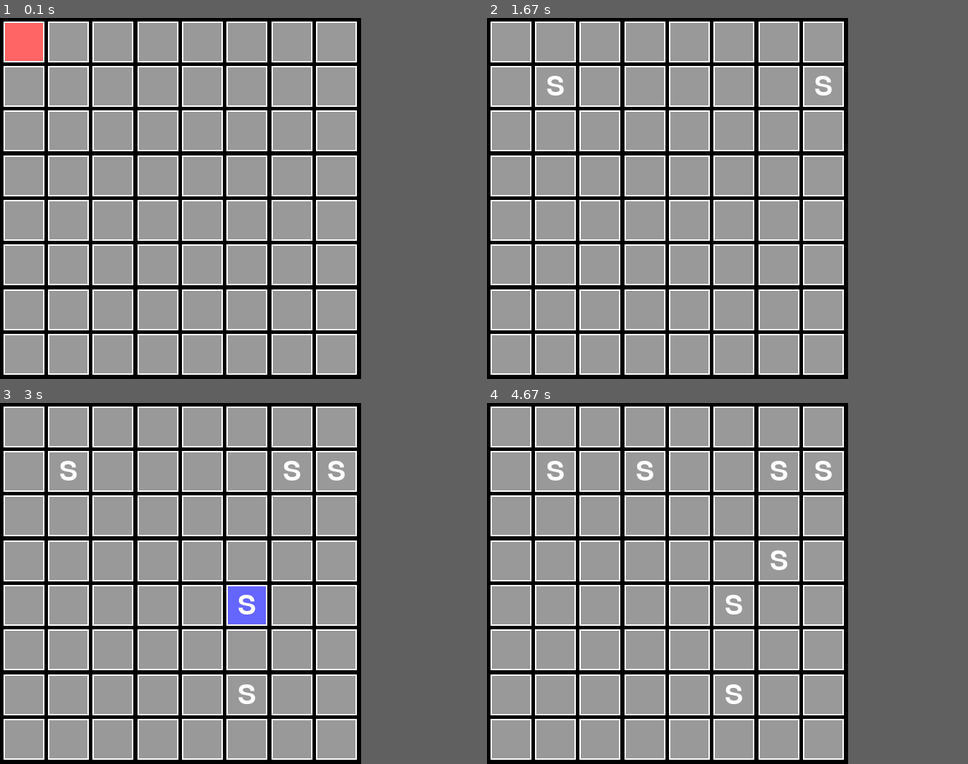
Above: before the commit, frames 1-4 (two rows, left to right).
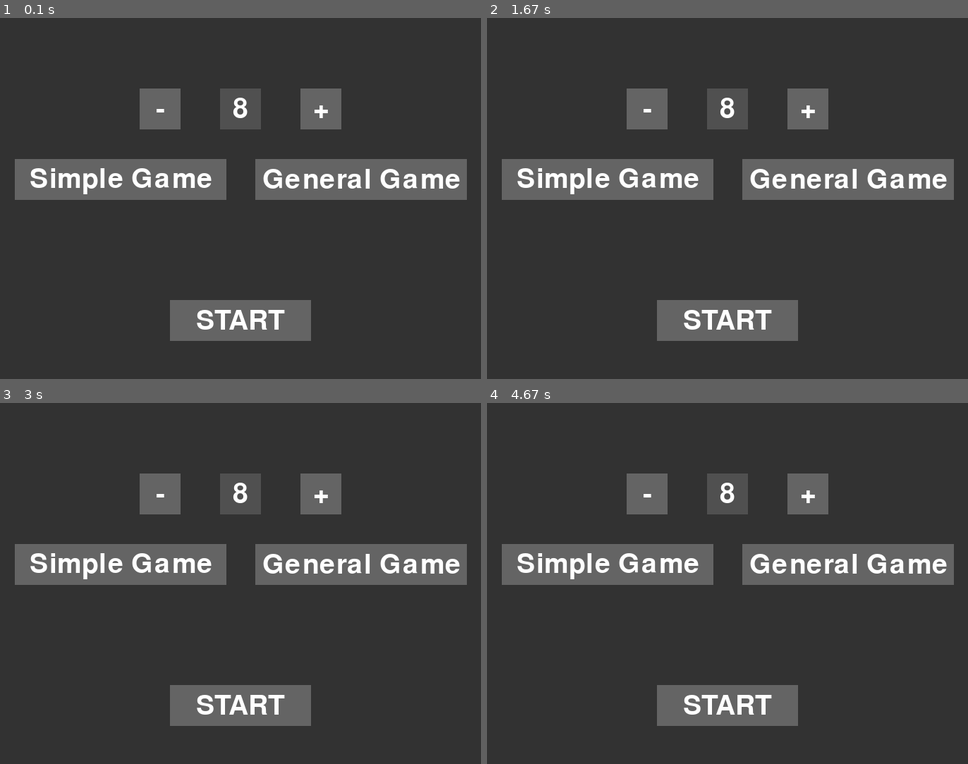
Above: after the commit, the same moments.

Repository: icaru52/sos-project-python
Game: pygame game, started from src/main.py
The game is run twice, just before and just after one commit, with the same random seed, the same clock (stepped at 60 frames per second) and the same inputs.
Inputs (mouse positions are in pixels of both pictures, inside the frame that each line leads up to):
- Up to frame 1 (0.1 s): no input
- Up to frame 2 (1.67 s): click (881, 187) at 0.38 s; press the mouse at (645, 108) at 0.7 s; move the mouse to (607, 90) at 0.8 s; release the mouse at (568, 72) at 0.93 s; click (809, 108) at 1.05 s, where only the run after the commit has a clickable "+"; press the mouse at (645, 108) at 1.37 s; move the mouse to (751, 86) at 1.47 s; release the mouse at (852, 61) at 1.6 s
- Up to frame 3 (3 s): click (230, 713) at 1.72 s; press the mouse at (240, 493) at 2.03 s; move the mouse to (264, 486) at 2.13 s; release the mouse at (293, 478) at 2.27 s; click (240, 706) at 2.38 s, where only the run after the commit has a clickable "START"; press the mouse at (360, 565) at 2.7 s; move the mouse to (298, 583) at 2.8 s; release the mouse at (235, 605) at 2.93 s
- Up to frame 4 (4.67 s): press the mouse at (847, 565) at 3.03 s; move the mouse to (823, 558) at 3.13 s; release the mouse at (794, 551) at 3.27 s; press the mouse at (607, 565) at 3.37 s; move the mouse to (669, 634) at 3.47 s; release the mouse at (732, 702) at 3.6 s; press the mouse at (607, 565) at 3.7 s; move the mouse to (621, 511) at 3.8 s; release the mouse at (636, 457) at 3.93 s; press the mouse at (847, 565) at 4.03 s; move the mouse to (866, 569) at 4.13 s; release the mouse at (881, 576) at 4.27 s; press the mouse at (809, 493) at 4.37 s; move the mouse to (838, 569) at 4.47 s; release the mouse at (871, 648) at 4.6 s
The window is 512x512 before the commit and 682x512 after it. Grey fills any space a smaller window leaves; there, only what the larger window draws over its background counts as a difference.

The runs differ from the first frame. In frame 1, 77% of the frame differs, in the area x 0-98%, y 0-100%; in frame 2, 77%; in frame 3, 77%; in frame 4, 77%.

Commit message:
menu buttons appear

Diff:
--- a/src/game.py
+++ b/src/game.py
@@ -11,16 +11,16 @@
 
 import board
 
-def distance(p1: Sequence, p2: Sequence) -> float:
+def distance(p1: Sequence[float], p2: Sequence[float]) -> float:
     return math.sqrt((p1[0] - p2[0])**2 + (p1[1] - p2[1])**2)
 
-#def distance(p1: Sequence, p2: Sequence) -> float:
+#def distance(p1: Sequence[float], p2: Sequence[float]) -> float:
 #    return math.sqrt(sum((a - b)**2 for a, b in zip(p1, p2)))
 
-def midpoint(p1: Sequence, p2: Sequence) -> tuple:
+def midpoint(p1: Sequence[float], p2: Sequence[float]) -> tuple[float]:
     return ((p1[0] + p2[0]) / 2, (p1[1] + p2[1]) / 2)
 
-#def midpoint(p1: Sequence, p2: Sequence) -> tuple:
+#def midpoint(p1: Sequence[float], p2: Sequence[float]) -> tuple[float]:
 #    return tuple(map(lambda a, b: (a + b) / 2, p1, p2))
 
 def angle_between(p1: Sequence, p2: Sequence) -> float:
@@ -28,8 +28,8 @@
 
 def draw_nice_line(surface: pygame.Surface,
                    color: Sequence[int],
-                   start_pos: Sequence,
-                   end_pos: Sequence,
+                   start_pos: Sequence[float],
+                   end_pos: Sequence[float],
                    width: float) -> pygame.Rect:
 
     if len(start_pos) != 2 or len(end_pos) != 2:
@@ -51,6 +51,22 @@
     surface.blit(line, rect)
 
     return rect
+
+def draw_button(surface: pygame.Surface,
+                color: Sequence[int],
+                hover_color: Sequence[int],
+                text: str,
+                rect: pygame.rect):
+
+    font = pygame.font.SysFont(None, int(rect[3]))
+
+    if rect.collidepoint(pygame.mouse.get_pos()):
+        button_color = hover_color
+    else:
+        button_color = color
+    pygame.draw.rect(surface, button_color, rect)
+    rendered_text = font.render(text, 1, (255, 255, 255))
+    surface.blit(rendered_text, rendered_text.get_rect(center=rect.center))
 
 
 class Button:
@@ -100,44 +116,95 @@
         self.cell_size = ((self.size - self.gap_size) /
                           self.board.num_cols - self.gap_size)
 
+        self.cell_stride = self.cell_size + self.gap_size
+
         self.cells = []
 
-        x_offset = (self.surface.get_size()[0] - self.size)/2 + self.gap_size
-        y_offset = (self.surface.get_size()[1] - self.size)/2 + self.gap_size
+        self.board_offset = ((self.surface.get_size()[0] - self.size)/2 + self.gap_size,
+                             (self.surface.get_size()[1] - self.size)/2 + self.gap_size)
         for y in range(self.board.num_rows):
             for x in range(self.board.num_cols):
-                cell_x = x_offset + (self.cell_size + self.gap_size)*x
-                cell_y = y_offset + (self.cell_size + self.gap_size)*y
+                cell_x = self.board_offset[0] + self.cell_stride * x
+                cell_y = self.board_offset[1] + self.cell_stride * y
 
                 self.cells.append(Button([cell_x, cell_y,
                                           self.cell_size, self.cell_size]))
 
-        self.state = "play"
+        self.state = "menu"
 
     #def resize(self, width: int, height: int) -> None:
     #
 
     def draw_menu(self) -> None:
-        self.surface.fill((0, 0, 0))
-        print("menu not implemented")
+        self.surface.fill((50, 50, 50))
+
+        row_one_y = 100
+
+        # size down
+        rect = pygame.Rect(0, row_one_y, self.cell_size, self.cell_size)
+        rect.centerx = self.surface.get_width() * 1/3
+        draw_button(self.surface, (100, 100, 100), (150, 150, 150), "-", rect)
+
+        # size
+        rect = pygame.Rect(0, row_one_y, self.cell_size, self.cell_size)
+        rect.centerx = self.surface.get_width() * 1/2
+        draw_button(self.surface,
+                    (80, 80, 80),
+                    (80, 80, 80),
+                    str(self.board.num_cols),
+                    rect)
+
+        # size up
+        rect = pygame.Rect(0, row_one_y, self.cell_size, self.cell_size)
+        rect.centerx = self.surface.get_width() * 2/3
+        draw_button(self.surface, (100, 100, 100), (150, 150, 150), "+", rect)
+
+
+        row_two_y = 200
+
+        # simple
+        rect = pygame.Rect(0, row_two_y, 300, self.cell_size)
+        rect.centerx = self.surface.get_width() * 1/4
+        draw_button(self.surface,
+                   (100, 100, 100),
+                   (150, 150, 150),
+                   "Simple Game",
+                   rect)
+
+        # general
+        rect = pygame.Rect(0, row_two_y, 300, self.cell_size)
+        rect.centerx = self.surface.get_width() * 3/4
+        draw_button(self.surface,
+                   (100, 100, 100),
+                   (150, 150, 150),
+                   "General Game",
+                   rect)
+
+        # start
+        rect = pygame.Rect(0, 400, 200, self.cell_size)
+        rect.centerx = self.surface.get_rect().centerx
+        draw_button(self.surface,
+                   (100, 100, 100),
+                   (150, 150, 150),
+                   "START",
+                   rect)
+
 
     def draw_board(self) -> None:
-        self.surface.fill((0, 0, 0))
+        self.surface.fill((50, 50, 50))
         for cell in self.cells:
             cell.is_hovered(pygame.mouse.get_pos())
             cell.draw(self.surface)
         self.draw_sos_list()
 
     def new_draw_board(self) -> None:
-        self.surface.fill((0, 0, 0))
-
-        x_offset = (self.surface.get_size()[0] - self.size)/2 + self.gap_size
-        y_offset = (self.surface.get_size()[1] - self.size)/2 + self.gap_size
+        self.surface.fill((50, 50, 50))
+
         for row in range(self.board.num_rows):
             for col in range(self.board.num_cols):
 
-                cell_rect = pygame.Rect(x_offset + (self.cell_size + self.gap_size)*col,
-                                        y_offset + (self.cell_size + self.gap_size)*row,
+                cell_rect = pygame.Rect(self.board_offset[0] + self.cell_stride * col,
+                                        self.board_offset[1] + self.cell_stride * row,
                                         self.cell_size,
                                         self.cell_size)
 
@@ -162,15 +229,41 @@
         for sos in self.board.sos_list:
             line_color = pygame.Color(0)
             line_color.hsla = (self.board.players[sos.player_id].hue, 100, 50, 100)
-            #pygame.draw.line(self.surface,
             draw_nice_line(self.surface,
                            line_color,
-                           [(i + 0.5) * self.cell_size + (i + 1) * self.gap_size for i in sos.p1],
-                           [(i + 0.5) * self.cell_size + (i + 1) * self.gap_size for i in sos.p2],
+                           [self.board_offset[idx] + (i + 0.5) * self.cell_size + (i + 1) * self.gap_size for idx, i in enumerate(sos.p1)],
+                           [self.board_offset[idx] + (i + 0.5) * self.cell_size + (i + 1) * self.gap_size for idx, i in enumerate(sos.p2)],
                            max(1, self.size * 0.01))
 
     def menu_clicks(self, pos: Sequence, button: int = 1) -> None:
-        print("menu click handling not implemented")
+        #print("menu click handling not implemented")
+
+        row_one_y = 100
+
+        # size down
+        rect = pygame.Rect(0, row_one_y, self.cell_size, self.cell_size)
+        rect.centerx = self.surface.get_width() * 1/3
+        #if rect.collidepoint(pygame.mouse.get_pos()):
+
+
+        # size up
+        rect = pygame.Rect(0, row_one_y, self.cell_size, self.cell_size)
+        rect.centerx = self.surface.get_width() * 2/3
+
+
+        row_two_y = 200
+
+        # simple
+        rect = pygame.Rect(0, row_two_y, 300, self.cell_size)
+        rect.centerx = self.surface.get_width() * 1/4
+
+        # general
+        rect = pygame.Rect(0, row_two_y, 300, self.cell_size)
+        rect.centerx = self.surface.get_width() * 3/4
+
+        # start
+        rect = pygame.Rect(0, 400, 200, self.cell_size)
+        rect.centerx = self.surface.get_rect().centerx
 
     def cell_indices_to_pos(self, indices: Sequence) -> list:
         indices = [None] * len(indices)
@@ -184,7 +277,7 @@
         indices = [None] * len(pos)
 
         for idx, coord in enumerate(pos):
-            indices[idx] = math.floor((pos[idx] - (self.surface.get_size()[idx] - self.size + self.gap_size)/2) / (self.cell_size + self.gap_size))
+            indices[idx] = math.floor((pos[idx] - (self.surface.get_size()[idx] - self.size + self.gap_size)/2) / self.cell_stride)
 
         return indices
 
--- a/src/main.py
+++ b/src/main.py
@@ -7,5 +7,5 @@
 import game
 
 if __name__ == "__main__":
-    game = game.Game()
+    game = game.Game(512*4/3, 512)
     game.start()
